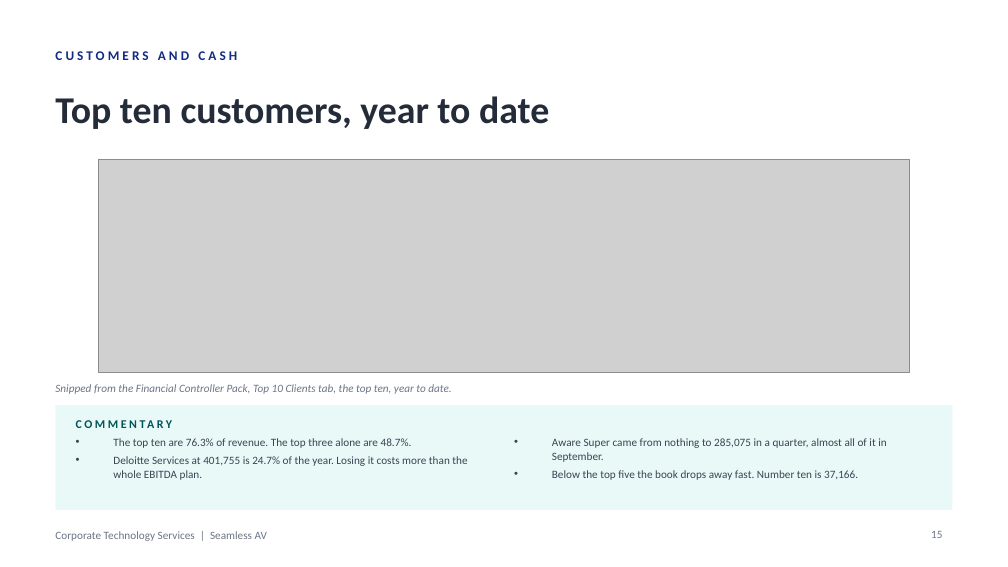
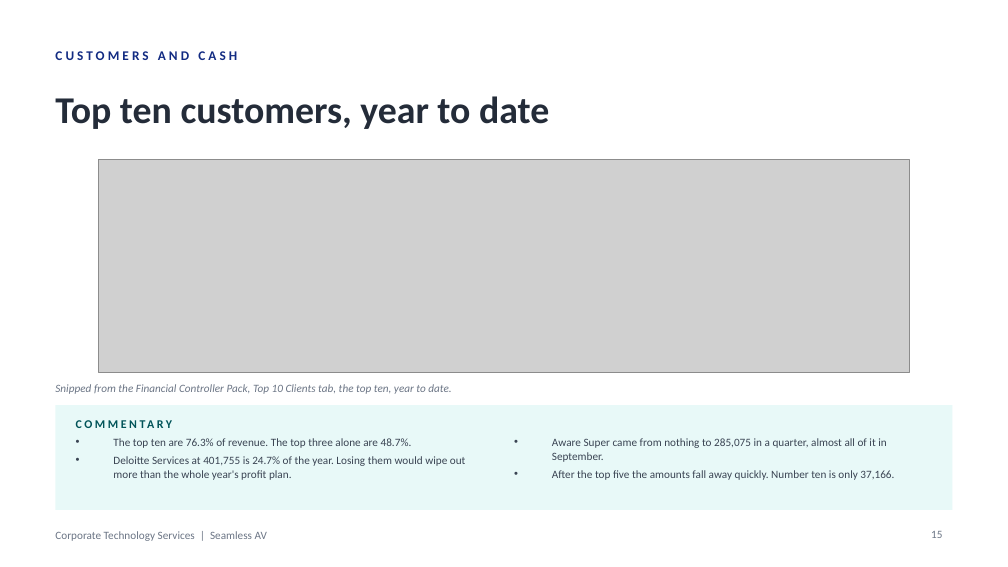
Before and after one commit to WesleyNelson-O33/Claude, a slide deck: slide 15 of deck/CTS Monthly Business Review - September 2026.pptx. Drawn at 1008x567 pixels with LibreOffice and Linux fonts; fonts in the diff are those of the drawing; grey boxes stand for pictures. Boxes give left, top, right and bottom in pixels: in the first picture for what was removed or moved away, otherwise in the second. Text is boxed around its words. In the diff, an @@ line names an element or a change of style, - is before the commit and + after.

```diff
--- a/deck/CTS Monthly Business Review - September 2026.pptx
+++ b/deck/CTS Monthly Business Review - September 2026.pptx
@@ text at [113,456,466,480]: text changed @@
-• Deloitte Services at 401,755 is 24.7% of the year. Losing it costs more than the whole EBITDA plan.
+• Deloitte Services at 401,755 is 24.7% of the year. Losing them would wipe out more than the whole year's profit plan.
@@ text at [552,470,894,480]: text changed @@
-• Below the top five the book drops away fast. Number ten is 37,166.
+• After the top five the amounts fall away quickly. Number ten is only 37,166.
```
Also in this commit, not shown: 8 other slides changed, 1 other file.
